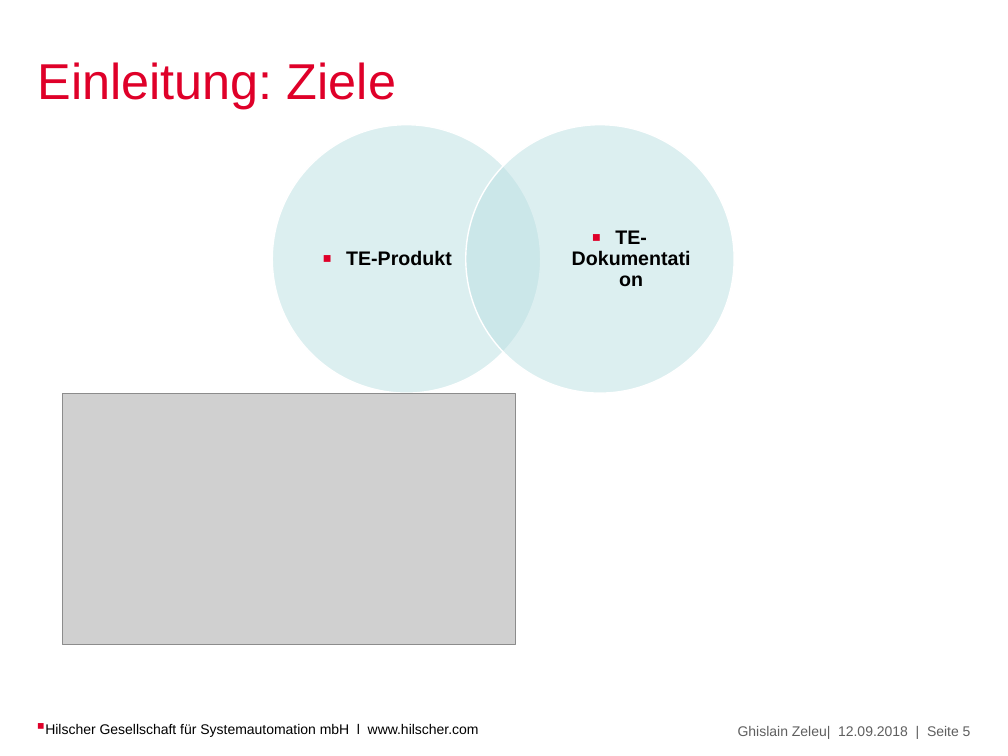
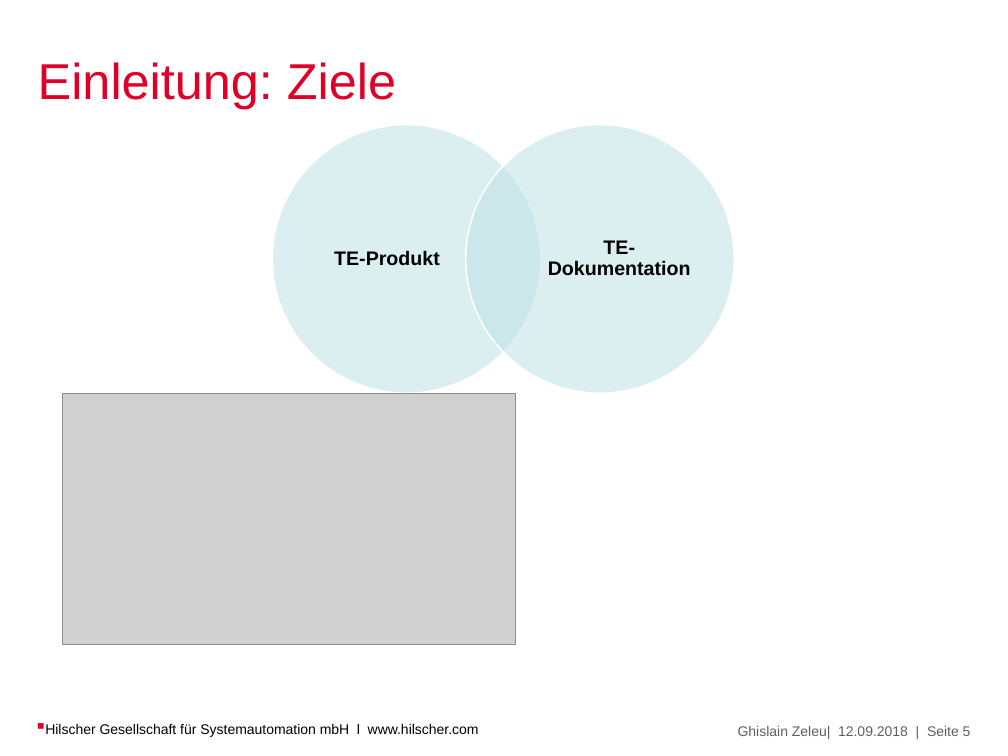
Before and after one commit to Ghislain1/zoe-fb-app, a slide deck: slide 5 of Topology-Editor.pptx. Drawn at 1008x756 pixels with LibreOffice and Linux fonts; fonts in the diff are those of the drawing; grey boxes stand for pictures; background and template pictures are left out. Boxes give left, top, right and bottom in pixels: in the first picture for what was removed or moved away, otherwise in the second. Text is boxed around its words. In the diff, an @@ line names an element or a change of style, - is before the commit and + after.

```diff
--- a/Topology-Editor.pptx
+++ b/Topology-Editor.pptx
@@ text "TE-Produkt" at [334,250,440,266]: bullet ▪ to none @@
@@ text "TE-Dokumentation" at [548,240,691,276]: bullet ▪ to none @@
```
Also in this commit, not shown: 3 other slides changed, 1 slide added.
